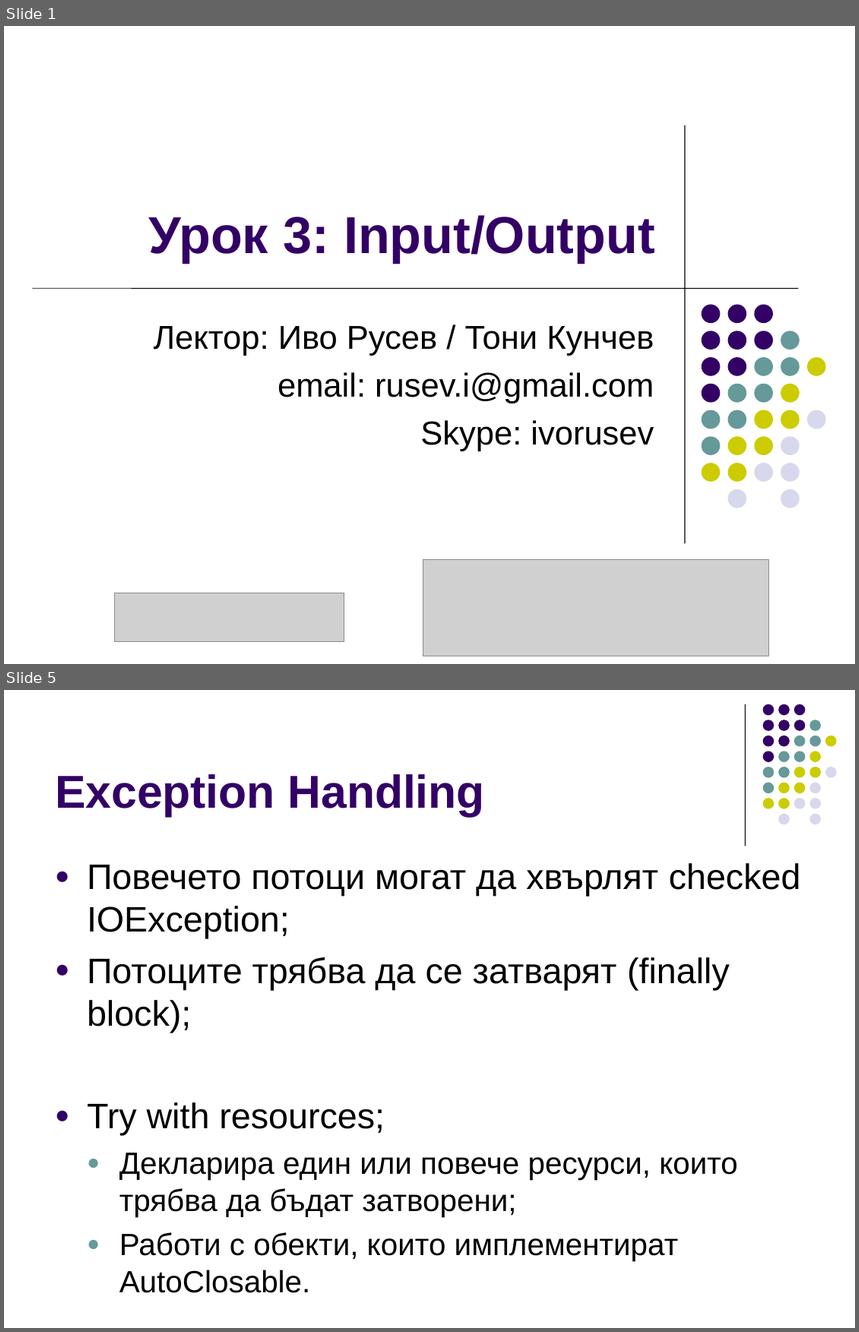
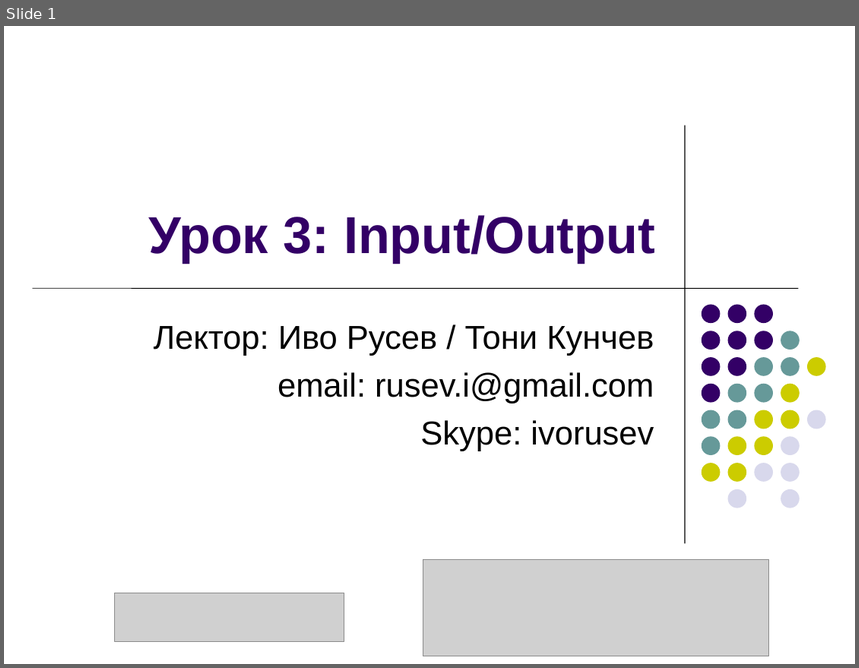
Before and after one commit to ivorusev/startup-factory-java-course, a slide deck: slides/5-Serialization+Maven.ppt. Shown one above the other, each under a label of ours: slides 1 and 5 before the commit, slide 1 after it; the slides between them are not shown. The pictures are 859x1332 and 859x668 pixels, drawn with LibreOffice and Linux fonts; fonts in the diff are those of the drawing; grey boxes stand for pictures. Boxes give left, top, right and bottom in pixels: in the first picture for what was removed or moved away, otherwise in the second. Text is boxed around its words. In the diff, an @@ line names an element or a change of style, - is before the commit and + after.

```diff
--- a/slides/5-Serialization+Maven.ppt
+++ b/slides/5-Serialization+Maven.ppt
@@ slide 5 removed at box(4, 690, 855, 1328), background #FFFFFF @@
@@ line removed from (746, 704) to (746, 846) @@
@@ title removed at box(55, 774, 485, 817) @@
-Exception Handling
@@ group removed at box(763, 704, 836, 825): 31 ellipses @@
@@ text removed at box(87, 863, 801, 1293) @@
-● Повечето потоци могат да хвърлят checked IOException;
-● Потоците трябва да се затварят (finally block);
-● Try with resources;
-  ● Декларира един или повече ресурси, които трябва да бъдат затворени;
-  ● Работи с обекти, които имплементират AutoClosable.
```
Also in this commit, not shown: 3 slides changed, 6 slides added, 8 other slides removed, 1 other file.
